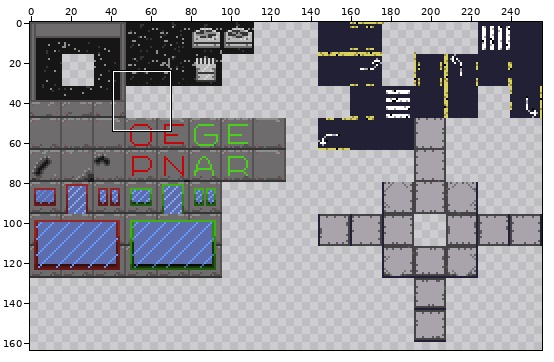
Sprite sheet: scenes/tilemaps/ghetto/lowervale.png. Above, an overview of the earlier version with the close-up marked.
Close-up. The starting point:
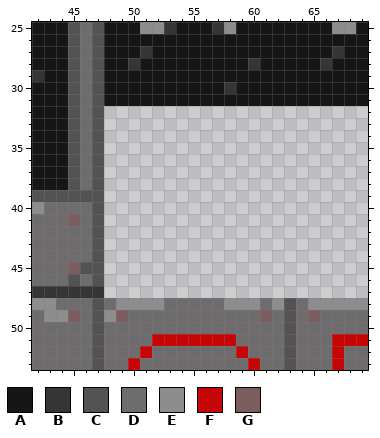
The file is 256x256 pixels. Colours within 5 levels of each other are drawn and written as one. Shown: x 42..69, y 25..53. The wide view leaves out empty margins.
Palette (. is transparent): A #161616  B #353535  C #545252  D #6e6c6c  E #8d8d8d  F #c60606  G #7b5d5d
Pixels before, first column x 42:
25 AAACDCAAAEEBAAABEAAAAAAAAEEA
26 AAACDCAAAAAAAAAAAAAAAAAAAAAA
27 AAACDCAAABAAAAAAAAAAAAAAABAA
28 AAACDCAABAAAAAAAAABAAAAABAAA
29 BAACDCAAAAAAAAAAAAAAAAAAAAAA
30 AAACDCAAAAAAAAAABAAAAAAAAAAA
31 AAACDCAAAAAAAAAAAAAAAAAAAAAA
32 AAACDC......................
33 AAACDC......................
34 AAACDC......................
35 AAACDC......................
36 AAACDC......................
37 AAACDC......................
38 AAACDC......................
39 CCCCCC......................
40 EDDDDC......................
41 DDDGDC......................
42 DDDDDC......................
43 DDDDDC......................
44 DDDDDC......................
45 DDDGCC......................
46 DDDCDC......................
47 BBBBBB......................
48 EEDDDCDEEEEDDDDDEEEDECDEEEEE
49 DEEGDCEGDDDDDDDDDDDGDCDGDDDD
50 DDDDDCDDDDDDDDDDDDDDDCDDDDDD
51 DDDDDCDDDDFFFFFFFDDDDCDDDFFF
52 DDDDDCDDDFDDDDDDDFDDDCDDDFDD
53 DDDDDCDDFDDDDDDDDDFDDCDDDFDD
And afterwards:
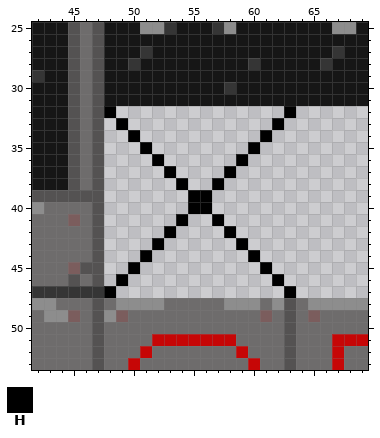
Colours new in this view: H #000000
Diff:
{"y":32,"x":48,"old":".","new":"H"}
{"y":32,"x":63,"old":".","new":"H"}
{"y":33,"x":49,"old":".","new":"H"}
{"y":33,"x":62,"old":".","new":"H"}
{"y":34,"x":50,"old":".","new":"H"}
{"y":34,"x":61,"old":".","new":"H"}
{"y":35,"x":51,"old":".","new":"H"}
{"y":35,"x":60,"old":".","new":"H"}
{"y":36,"x":52,"old":".","new":"H"}
{"y":36,"x":59,"old":".","new":"H"}
{"y":37,"x":53,"old":".","new":"H"}
{"y":37,"x":58,"old":".","new":"H"}
{"y":38,"x":54,"old":".","new":"H"}
{"y":38,"x":57,"old":".","new":"H"}
{"y":39,"x":55,"old":"..","new":"HH"}
{"y":40,"x":55,"old":"..","new":"HH"}
{"y":41,"x":54,"old":".","new":"H"}
{"y":41,"x":57,"old":".","new":"H"}
{"y":42,"x":53,"old":".","new":"H"}
{"y":42,"x":58,"old":".","new":"H"}
{"y":43,"x":52,"old":".","new":"H"}
{"y":43,"x":59,"old":".","new":"H"}
{"y":44,"x":51,"old":".","new":"H"}
{"y":44,"x":60,"old":".","new":"H"}
{"y":45,"x":50,"old":".","new":"H"}
{"y":45,"x":61,"old":".","new":"H"}
{"y":46,"x":49,"old":".","new":"H"}
{"y":46,"x":62,"old":".","new":"H"}
{"y":47,"x":48,"old":".","new":"H"}
{"y":47,"x":63,"old":".","new":"H"}
{"label":"added","picture_box":[104,106,296,298]}
